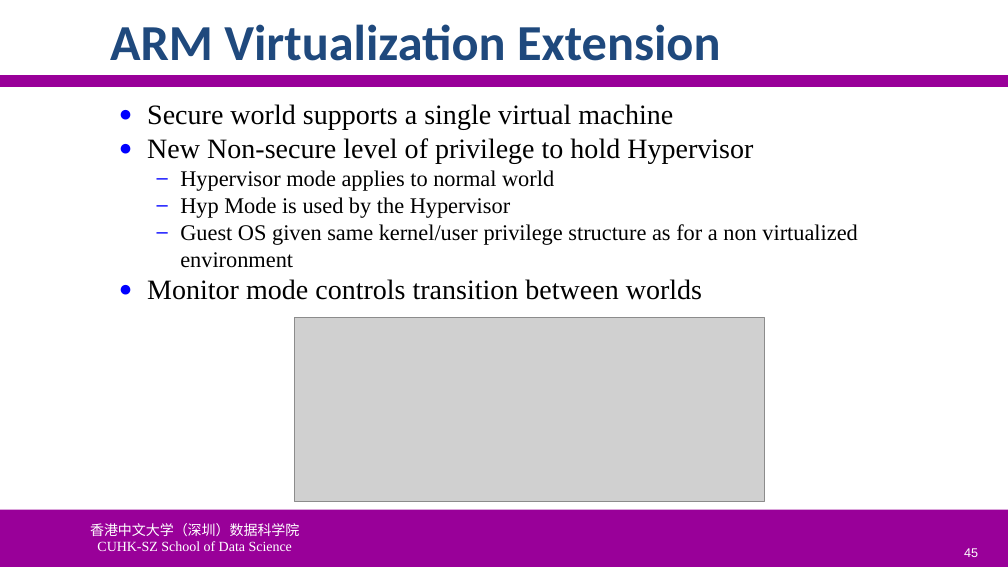
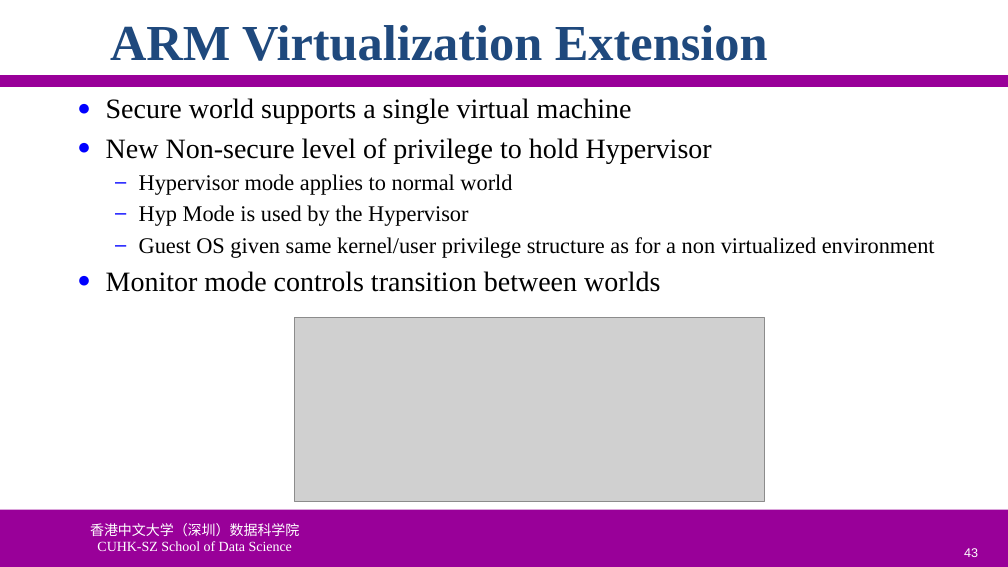
Before and after one commit to ychung1103/ychung1103.github.io, a slide deck: slide 43 of Slides/CSC6103/VT-01 Virtualization Introduction.pptx (slide 45 before the commit). Drawn at 1008x567 pixels with LibreOffice and Linux fonts; fonts in the diff are those of the drawing; grey boxes stand for pictures; background and template pictures are left out. Boxes give left, top, right and bottom in pixels: in the first picture for what was removed or moved away, otherwise in the second. Text is boxed around its words. In the diff, an @@ line names an element or a change of style, - is before the commit and + after.

```diff
--- a/Slides/CSC6103/VT-01 Virtualization Introduction.pptx
+++ b/Slides/CSC6103/VT-01 Virtualization Introduction.pptx
@@ title "ARM Virtualization Extension" at (110, 25, 768, 61): font Calibri to Times New Roman @@
@@ text "Secure world supports a single ...": place and size @@
-text "Secure world supports a single ..." at (147, 104, 857, 300)
+text "Secure world supports a single ..." at (106, 98, 935, 292)
@@ text "Secure world supports a single ..." at (106, 98, 935, 292): more space between paragraphs @@
@@ page number at (964, 548, 978, 557): text changed @@
-45
+43
```
Also in this commit, not shown: 44 other slides changed, 2 slides removed, 1 other file.
